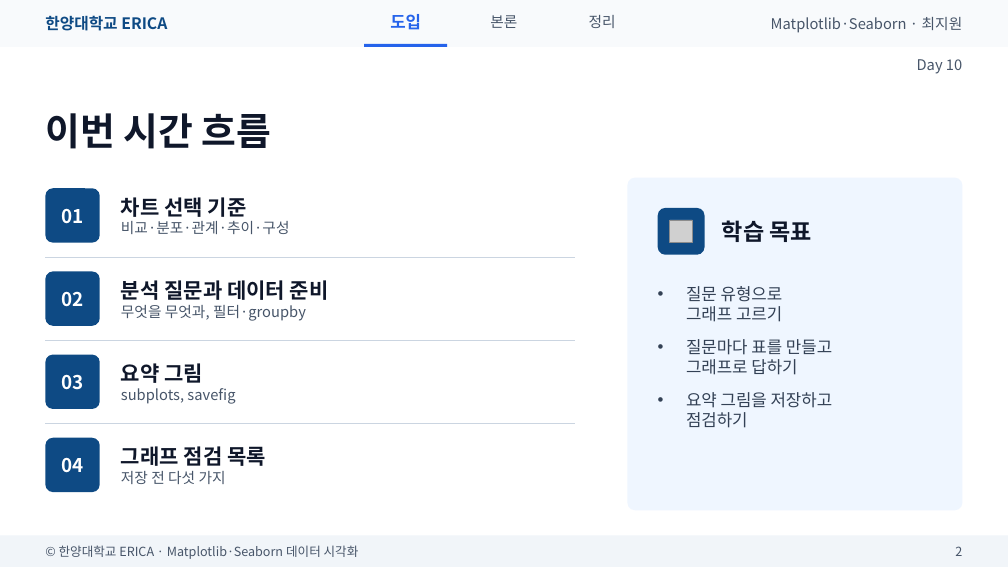
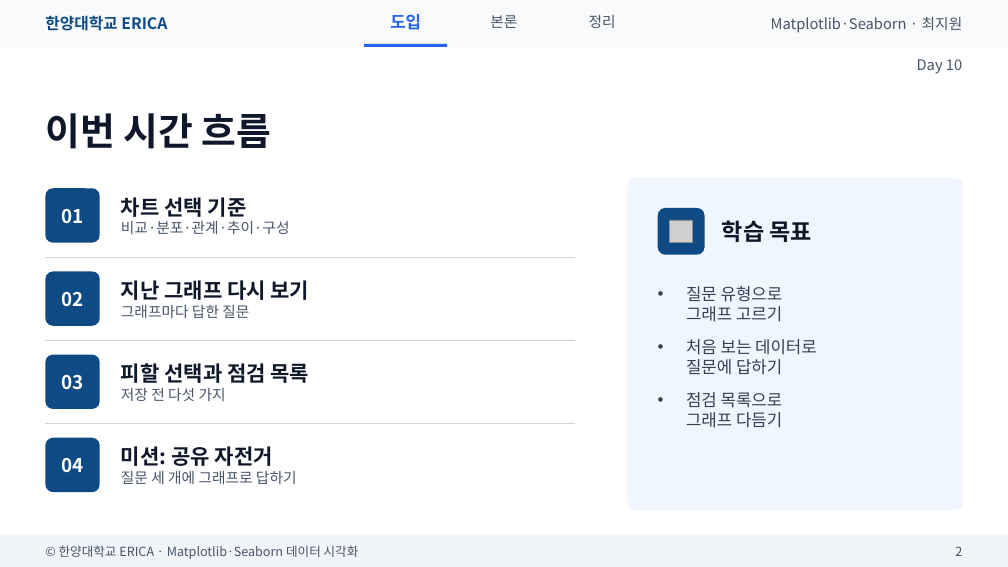
Before and after one commit to wonguwon/generate_lesson, a slide deck: slide 2 of materials/matplotlib-seaborn/ppt/Day10/Day10_미니프로젝트.pptx. Drawn at 1008x567 pixels with LibreOffice and Linux fonts; fonts in the diff are those of the drawing; grey boxes stand for pictures. Boxes give left, top, right and bottom in pixels: in the first picture for what was removed or moved away, otherwise in the second. Text is boxed around its words. In the diff, an @@ line names an element or a change of style, - is before the commit and + after.

```diff
--- a/materials/matplotlib-seaborn/ppt/Day10/Day10_미니프로젝트.pptx
+++ b/materials/matplotlib-seaborn/ppt/Day10/Day10_미니프로젝트.pptx
@@ text at (121, 280, 310, 318): text changed; size 14 to 20 pt; text colour #475569 to #0F172A; bold on @@
-분석 질문과 데이터 준비
-무엇을 무엇과, 필터·groupby
+지난 그래프 다시 보기
+그래프마다 답한 질문
@@ text at (686, 339, 817, 428): text changed @@
-• 질문마다 표를 만들고
-  그래프로 답하기
-• 요약 그림을 저장하고
-  점검하기
+• 처음 보는 데이터로
+  질문에 답하기
+• 점검 목록으로
+  그래프 다듬기
@@ text at (121, 363, 310, 401): text changed; size 14 to 20 pt; text colour #475569 to #0F172A; bold on @@
-요약 그림
-subplots, savefig
+피할 선택과 점검 목록
+저장 전 다섯 가지
@@ text at (121, 446, 297, 484): text changed; size 20 to 14 pt; text colour #0F172A to #475569; bold off @@
-그래프 점검 목록
-저장 전 다섯 가지
+미션: 공유 자전거
+질문 세 개에 그래프로 답하기
```
Also in this commit, not shown: 13 other slides changed, 1 slide added, 4 slides removed, 3 other files.
